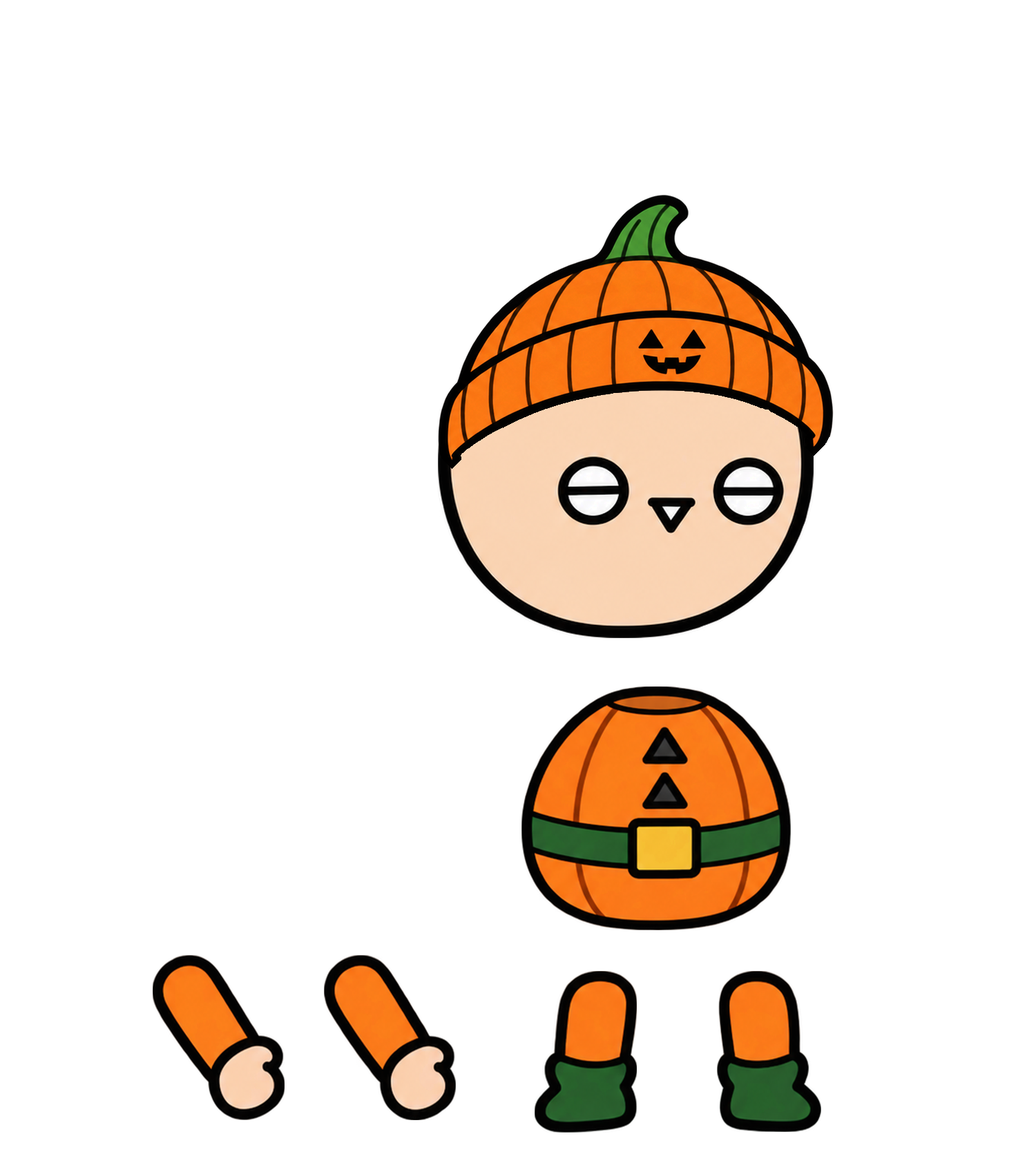
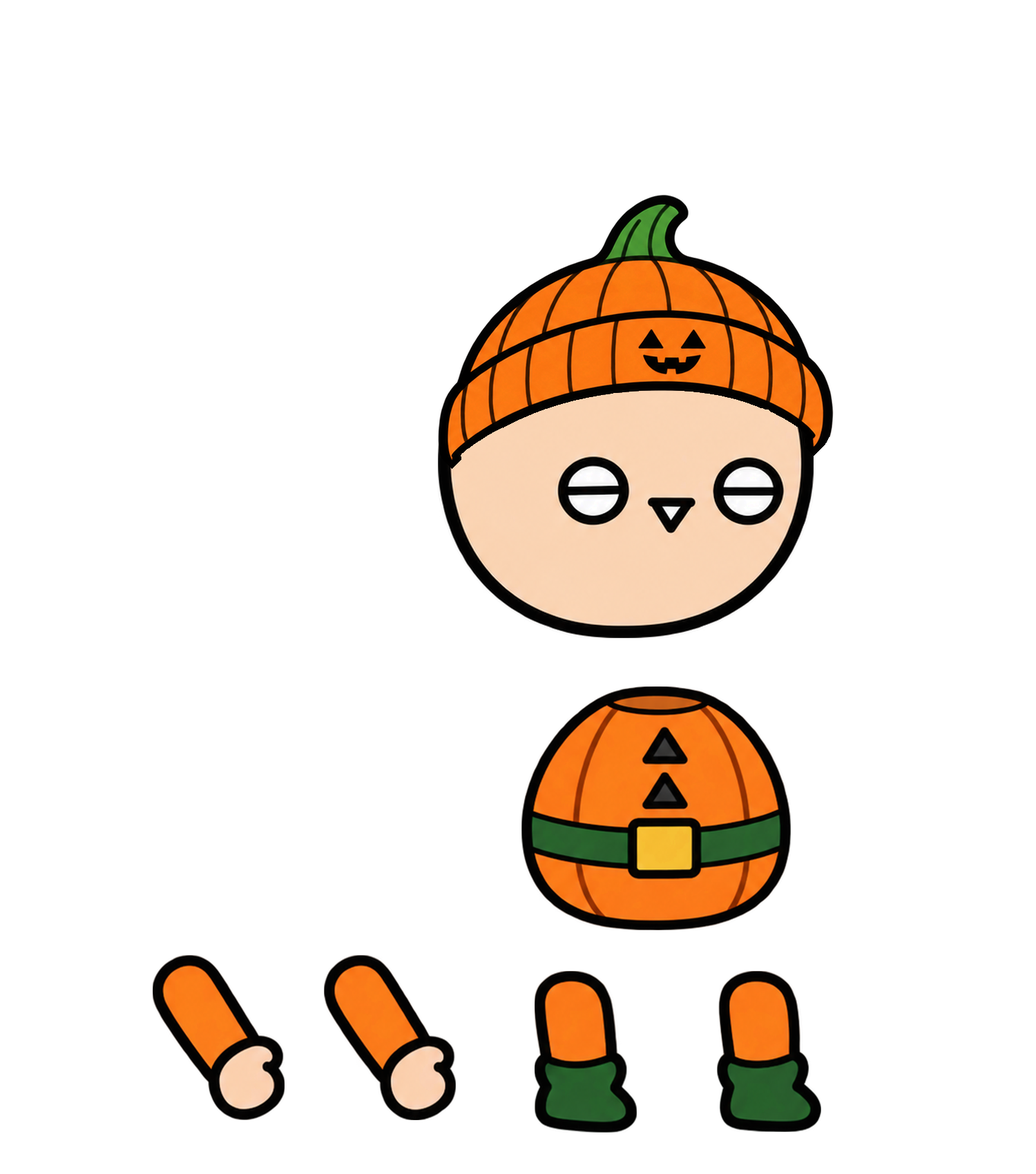
Revision of a layered w=1036, h=1174 image; what changed, layer by layer:
painted on "다리1" over (x1=534, y1=970, x2=637, y2=1133)
